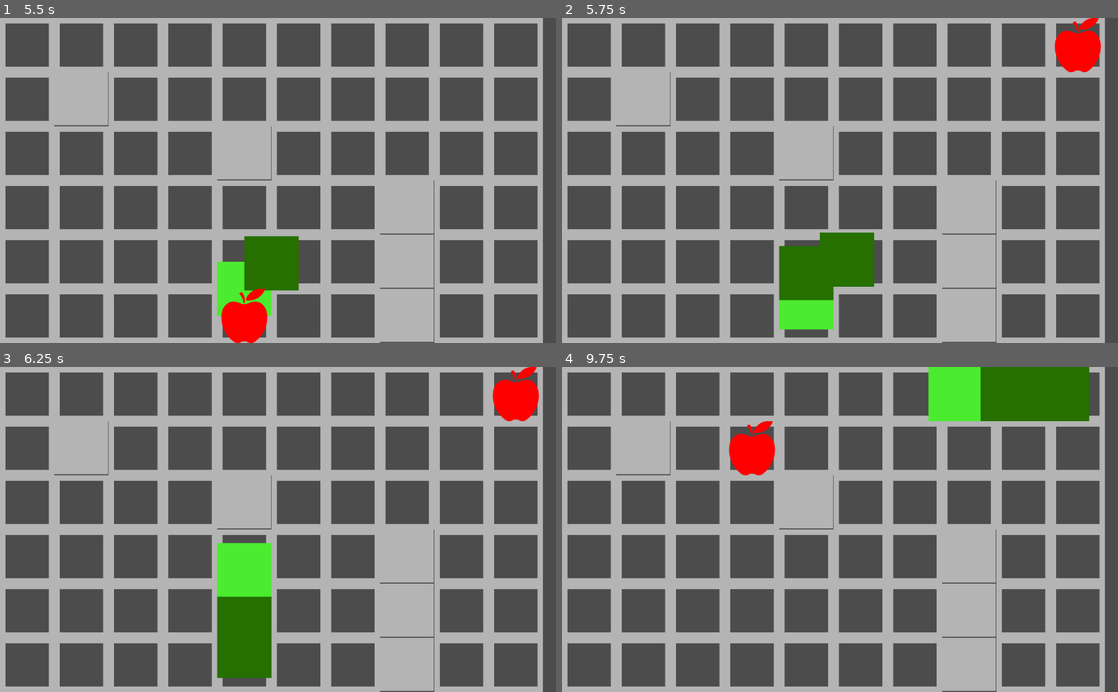
Above: before the commit, frames 1-4 (two rows, left to right).
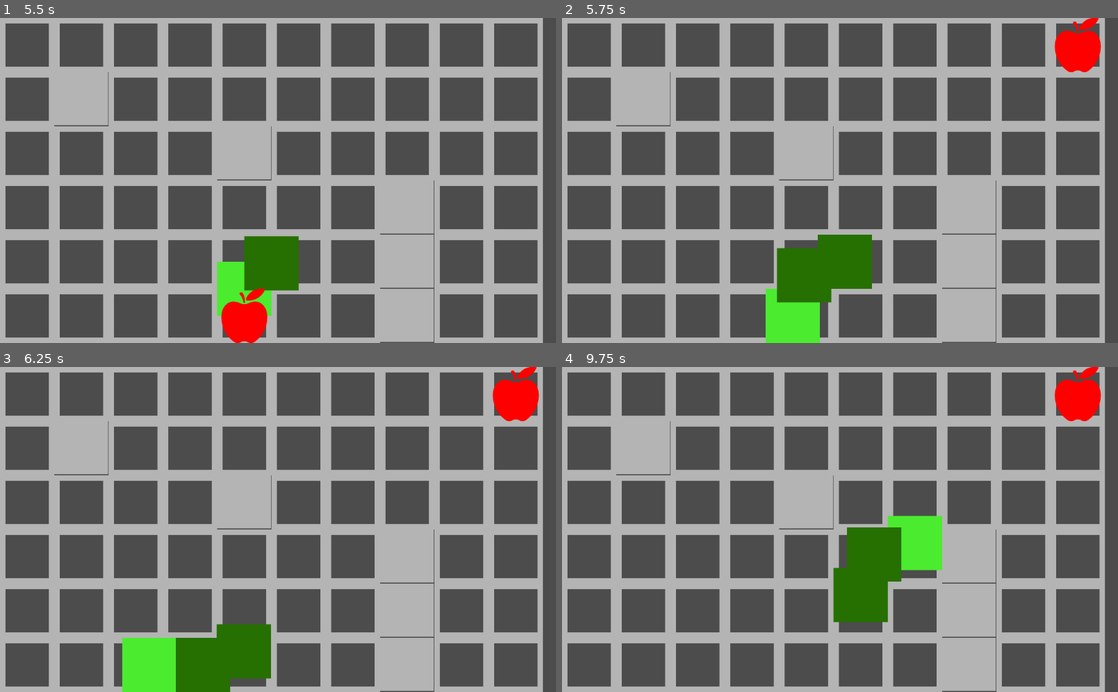
Above: after the commit, the same moments.

Repository: davesilva/ludum-dare-56
Game: Godot game, scene res://game/contexts/gameplay_context/gameplay_context.tscn
The game is run twice, just before and just after one commit, with the same random seed, the same clock (stepped at 60 frames per second) and the same inputs. This scene is started directly instead of the project's main scene.
Inputs (mouse positions are in pixels of both pictures, inside the frame that each line leads up to):
- Up to frame 1 (5.5 s): move the mouse to (400, 164) at 0.52 s; hold D (standard_move_right) 0.53-1.28 s; hold = (test_overlay_add) 0.53-1.28 s; click (400, 164) at 0.67 s; move the mouse to (166, 196) at 1.27 s; hold F (juice_press_test_feedback) 1.28-2.03 s; tap - (test_overlay_dismiss) at 1.35 s; move the mouse to (333, 109) at 2.02 s; hold D (standard_move_right) 2.03-2.78 s; hold Backspace (test_overlay_dismiss_all) 2.03-2.78 s; move the mouse to (250, 245) at 2.77 s; hold W (standard_move_up) 2.78-3.53 s; tap = (test_overlay_add) at 2.85 s; click (250, 245) at 2.92 s; move the mouse to (444, 229) at 3.52 s; hold - (test_overlay_dismiss) 3.53-4.28 s; hold A (standard_move_left) 3.53-5.03 s; move the mouse to (111, 131) at 4.27 s; tap Backspace (test_overlay_dismiss_all) at 4.35 s; move the mouse to (305, 180) at 5.02 s; hold F (juice_press_test_feedback) from 5.03 s (still down); hold = (test_overlay_add) from 5.03 s (still down); click (305, 180) at 5.17 s
- Up to frame 2 (5.75 s): keep holding F (juice_press_test_feedback); keep holding = (test_overlay_add)
- Up to frame 3 (6.25 s): move the mouse to (194, 448) at 5.77 s; release F (juice_press_test_feedback) at 5.78 s; release = (test_overlay_add) at 5.78 s; hold D (standard_move_right) from 5.78 s (still down); tap - (test_overlay_dismiss) at 5.85 s
- Up to frame 4 (9.75 s): move the mouse to (962, 513) at 6.52 s; release D (standard_move_right) at 6.53 s; hold W (standard_move_up) 6.53-7.28 s; hold Backspace (test_overlay_dismiss_all) 6.53-7.28 s; move the mouse to (728, 545) at 7.27 s; hold D (standard_move_right) 7.28-8.03 s; tap = (test_overlay_add) at 7.35 s; click (728, 545) at 7.42 s; move the mouse to (895, 458) at 8.02 s; hold F (juice_press_test_feedback) 8.03-8.78 s; hold - (test_overlay_dismiss) 8.03-8.78 s; move the mouse to (812, 594) at 8.77 s; hold A (standard_move_left) 8.78-9.53 s; tap Backspace (test_overlay_dismiss_all) at 8.85 s; move the mouse to (1006, 578) at 9.52 s; hold W (standard_move_up) from 9.53 s (still down); hold = (test_overlay_add) from 9.53 s (still down); click (1006, 578) at 9.67 s

Frame 1 is identical in both runs. In frame 2, 1.3% of the frame differs, in the area x 36-57%, y 66-100%; in frame 3, 5.5%; in frame 4, 10%, in the area x 30-97%, y 0-79%.

Commit message:
Fix a-star arbitrary reverse direction

Diff:
--- a/game/entities/snake/snake_head.gd
+++ b/game/entities/snake/snake_head.gd
@@ -52,6 +52,7 @@
 	move_to_tile_position(next_tile_position, speed)
 	move_segments()
 	current_direction = next_direction
+	emit_signal("completed_body_move")
 
 
 func move_segments():
@@ -95,6 +96,9 @@
 	if route_to_target[0] == tile_position:
 		route_to_target.remove(0)
 	if route_to_target.empty():
+		return _get_backup_direction()
+	if route_to_target[0] - tile_position == -1 * current_direction:
+		var asd = Game.world_service.check_tile_disabled(route_to_target[0])
 		return _get_backup_direction()
 	var dir = route_to_target[0] - tile_position
 	return dir
--- a/game/services/world_service.gd
+++ b/game/services/world_service.gd
@@ -35,7 +35,7 @@
 	initialize_a_star()
 
 func connect_snake_signals(snake_head: SnakeHead) -> void:
-	snake_head.connect("completed_move", self, "_on_snake_completed_move")
+	snake_head.connect("completed_body_move", self, "_on_snake_completed_move")
 
 	for p in a_star.get_points():
 		var point_label = Label.new()
@@ -103,6 +103,9 @@
 func tile_pos_to_idx(p: Vector2) -> int:
 	return p.y * WIDTH + p.x
 
+func check_tile_disabled(p: Vector2) -> bool:
+	return a_star.is_point_disabled(tile_pos_to_idx(p))
+
 #func destroy_all_enemies() -> void:
 #	var enemies = get_tree().get_nodes_in_group(Game.groups.roots.enemy)
 #	for enemy in enemies:
